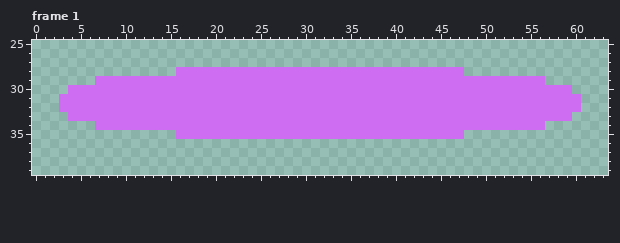
Pixel-art file: spritefiles/Projectiles/portals.ase. The first picture shows the starting point.
64x64 pixels, 1 frame. Shown: frame 1: x 0..63, y 25..39. The commit also changed other frames, which this record leaves out.
Once edited:
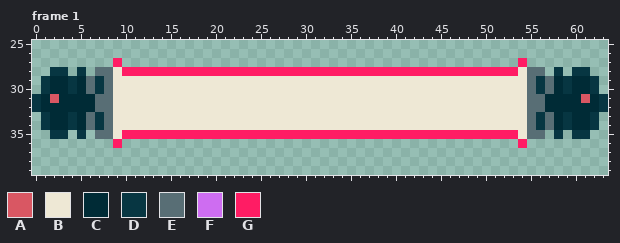
Palette (. is transparent): A #d95763  B #eee8d5  C #002b36  D #073642  E #586e75  F #ce6df1  G #ff1c64
Log entry: Improved LockedWalls and updated portal sprite
Diff:
layer "Portal" added
layer "Supports" added
layer "Layer 1" removed
Changed rows in their new state; - is an unchanged pixel.
Frame 1, layers "Supports", "Portal":
first column x 0:
27 ---------G--------------------------------------------G---------
28 --DD-D-EEBGGGGGGGGGGGGGGGGGGGGGGGGGGGGGGGGGGGGGGGGGGGGBEE-D-DD--
29 -DCCDCEDEBBBBBBBBBBBBBBBBBBBBBBBBBBBBBBBBBBBBBBBBBBBBBBEDECDCCD-
30 -DCCDCEDEBBBBBBBBBBBBBBBBBBBBBBBBBBBBBBBBBBBBBBBBBBBBBBEDECDCCD-
31 DCACCCCEEBBBBBBBBBBBBBBBBBBBBBBBBBBBBBBBBBBBBBBBBBBBBBBEECCCCACD
32 DCCCCCCEEBBBBBBBBBBBBBBBBBBBBBBBBBBBBBBBBBBBBBBBBBBBBBBEECCCCCCD
33 -DCCDCEDEBBBBBBBBBBBBBBBBBBBBBBBBBBBBBBBBBBBBBBBBBBBBBBEDECDCCD-
34 -DCCDCEDEBBBBBBBBBBBBBBBBBBBBBBBBBBBBBBBBBBBBBBBBBBBBBBEDECDCCD-
35 --DD-D-EEBGGGGGGGGGGGGGGGGGGGGGGGGGGGGGGGGGGGGGGGGGGGGBEE-D-DD--
36 ---------G--------------------------------------------G---------
Pixel boxes of the changes (left, top, right, bottom) in both pictures:
changed: (32, 58, 608, 148)
